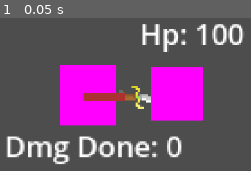
Above: before the commit, frame 1.
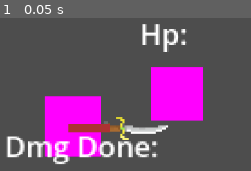
Above: after the commit, the same moment.

Repository: JohnathanRH/Boss-Rush-Game-Jam-25
Game: Godot game, scene res://tscn/test.tscn
The game is run twice, just before and just after one commit, with the same random seed, the same clock (stepped at 60 frames per second) and the same inputs. The project has no main scene, so this scene is started directly.
Inputs:
- Up to frame 1 (0.05 s): no input

The runs differ from the first frame. In frame 1, 16% of the frame differs, in the area x 17-98%, y 3-92%.

Commit message:
spin trigger (no off yet)
System that detects the one evolution of the weapon rotation. (Ability remains on after triggered, no off switch yet)

Diff:
--- a/spin/tscn/player.tscn
+++ b/spin/tscn/player.tscn
@@ -46,6 +46,8 @@
 var theta = 0
 var prev_theta = 0
 var run_rotate = false
+@onready var prev_direction = sign(direction)
+@export var spin_sensor : Node2D
 
 func _physics_process(delta: float) -> void:
 	if run_rotate:
@@ -57,25 +59,33 @@
 	else:
 		angular_velocity = clamp(angular_velocity*deceleration, 0, max_speed)
 	rotation += (angular_velocity*delta) * direction
+	spin_detect()
 
 func _unhandled_input(event: InputEvent) -> void:
+	change_direction(event)
+
+func _on_velocity_sim_timeout() -> void:
+	prev_theta = rotation
+
+func _on_scroll_delay_timeout() -> void:
+	run_rotate = false
+
+func change_direction(event:InputEvent) -> void:
 	if event is InputEventMouseButton:
 		if event.button_index == MOUSE_BUTTON_WHEEL_UP and $scrollDelay.is_stopped():
-			print(\"ass\")
 			slide = -(absf(slide))
 			run_rotate = true
 			$scrollDelay.start()
 		elif event.button_index == MOUSE_BUTTON_WHEEL_DOWN and $scrollDelay.is_stopped():
-			print(\"prick\")
 			slide = absf(slide)
 			run_rotate = true
 			$scrollDelay.start()
 
-func _on_velocity_sim_timeout() -> void:
-	prev_theta = rotation
-
-func _on_scroll_delay_timeout() -> void:
-	run_rotate = false
+func spin_detect() -> void:
+	# On blade stop, or direction changed, then reposition the sensors.
+	if round(angular_velocity) == 0 or (sign(direction) != prev_direction):
+		spin_sensor.rotation = rotation
+		prev_direction = sign(direction)
 "
 
 [sub_resource type="GDScript" id="GDScript_rcyof"]
@@ -92,11 +102,37 @@
 
 [sub_resource type="PlaceholderTexture2D" id="PlaceholderTexture2D_kpbnw"]
 
+[sub_resource type="GDScript" id="GDScript_3ad1a"]
+resource_name = "spin_sensor"
+script/source = "extends Node2D
+
+var sen1_active := false
+var sen2_active := false
+var sen3_active := false
+
+func _physics_process(delta: float) -> void:
+	if sen1_active and sen2_active and sen3_active:
+		print(\"ability activated\")
+
+func sen1_entered(area: Area2D) -> void:
+	if area.name == \"hitrange\":
+		sen1_active = true
+func sen2_entered(area: Area2D) -> void:
+	if area.name == \"hitrange\":
+		sen2_active = true
+func sen3_entered(area: Area2D) -> void:
+	if area.name == \"hitrange\":
+		sen3_active = true
+"
+
+[sub_resource type="CircleShape2D" id="CircleShape2D_hdiua"]
+
 [node name="CharacterBody2D" type="CharacterBody2D"]
 slide_on_ceiling = false
 script = SubResource("GDScript_je7ld")
 
 [node name="Sprites" type="Node2D" parent="."]
+position = Vector2(-22, 45)
 
 [node name="Player" type="Sprite2D" parent="Sprites"]
 position = Vector2(22.5, -46.25)
@@ -122,7 +158,7 @@
 wait_time = 0.06
 autostart = true
 
-[node name="ArmPlaceholder" type="Sprite2D" parent="Sprites"]
+[node name="ArmPlaceholder" type="Sprite2D" parent="Sprites" node_paths=PackedStringArray("spin_sensor")]
 position = Vector2(21, -44)
 texture = ExtResource("2_h0km1")
 offset = Vector2(13, 0)
@@ -131,6 +167,7 @@
 max_speed = 16.0
 deceleration = 0.9
 acceleration = 1.102
+spin_sensor = NodePath("../../spin_sensors")
 
 [node name="Line2D" type="Line2D" parent="Sprites/ArmPlaceholder"]
 visible = false
@@ -155,6 +192,30 @@
 scale = Vector2(30.75, 21.5)
 texture = SubResource("PlaceholderTexture2D_kpbnw")
 
+[node name="spin_sensors" type="Node2D" parent="."]
+script = SubResource("GDScript_3ad1a")
+
+[node name="sen1" type="Area2D" parent="spin_sensors"]
+
+[node name="CollisionShape2D" type="CollisionShape2D" parent="spin_sensors/sen1"]
+position = Vector2(0, -90)
+shape = SubResource("CircleShape2D_hdiua")
+
+[node name="sen2" type="Area2D" parent="spin_sensors"]
+
+[node name="CollisionShape2D" type="CollisionShape2D" parent="spin_sensors/sen2"]
+position = Vector2(0, 90)
+shape = SubResource("CircleShape2D_hdiua")
+
+[node name="sen3" type="Area2D" parent="spin_sensors"]
+
+[node name="CollisionShape2D" type="CollisionShape2D" parent="spin_sensors/sen3"]
+position = Vector2(-90, 0)
+shape = SubResource("CircleShape2D_hdiua")
+
 [connection signal="timeout" from="Sprites/OnHand/velocitySim" to="Sprites/OnHand" method="_on_velocity_sim_timeout"]
 [connection signal="timeout" from="Sprites/OnHand/velocitySim" to="Sprites/ArmPlaceholder" method="_on_velocity_sim_timeout"]
 [connection signal="timeout" from="Sprites/ArmPlaceholder/scrollDelay" to="Sprites/ArmPlaceholder" method="_on_scroll_delay_timeout"]
+[connection signal="area_entered" from="spin_sensors/sen1" to="spin_sensors" method="sen1_entered"]
+[connection signal="area_entered" from="spin_sensors/sen2" to="spin_sensors" method="sen2_entered"]
+[connection signal="area_entered" from="spin_sensors/sen3" to="spin_sensors" method="sen3_entered"]
Not shown: 1 places in spin/tscn/player.tscn that only renumber resources
